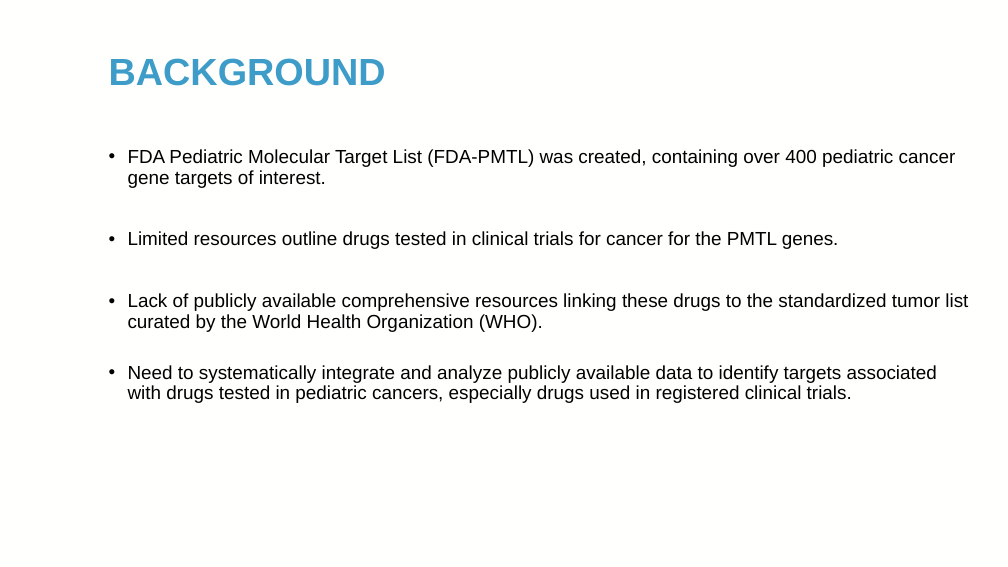
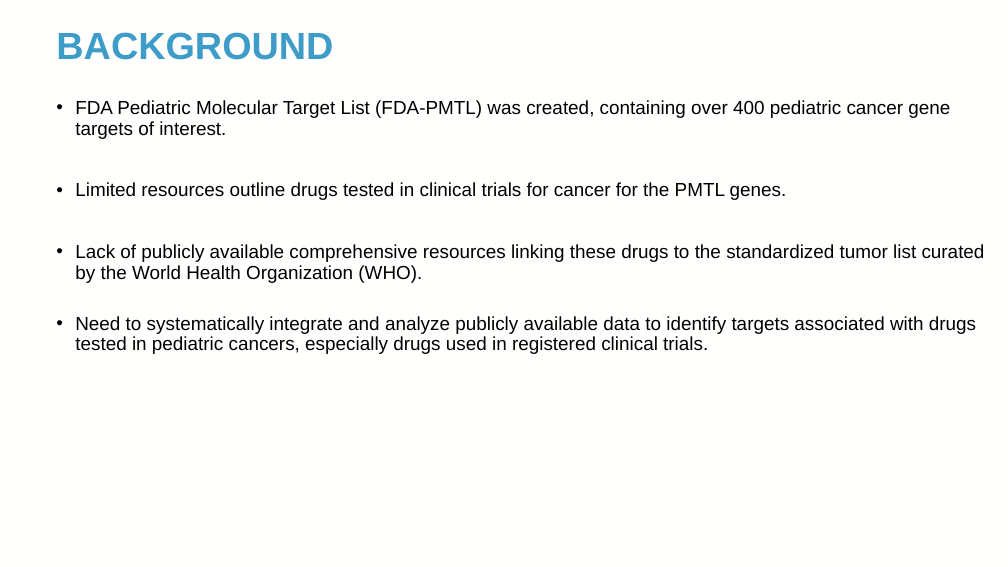
Before and after one commit to TaylorResearchLab/CANTOS, a slide deck: slide 2 of presentations/Slide_Deck.pptx. Drawn at 1008x567 pixels with LibreOffice and Linux fonts; fonts in the diff are those of the drawing; background and template pictures are left out. Boxes give left, top, right and bottom in pixels: in the first picture for what was removed or moved away, otherwise in the second. Text is boxed around its words. In the diff, an @@ line names an element or a change of style, - is before the commit and + after.

```diff
--- a/presentations/Slide_Deck.pptx
+++ b/presentations/Slide_Deck.pptx
@@ title "BACKGROUND": place and size @@
-title "BACKGROUND" at box(109, 58, 386, 86)
+title "BACKGROUND" at box(56, 32, 333, 60)
@@ text "FDA Pediatric Molecular Target List ..." rewrapped from box(128, 149, 968, 403) to box(75, 100, 985, 354) @@
```
Also in this commit, not shown: 7 slides added, 1 slide removed, 6 other files.
